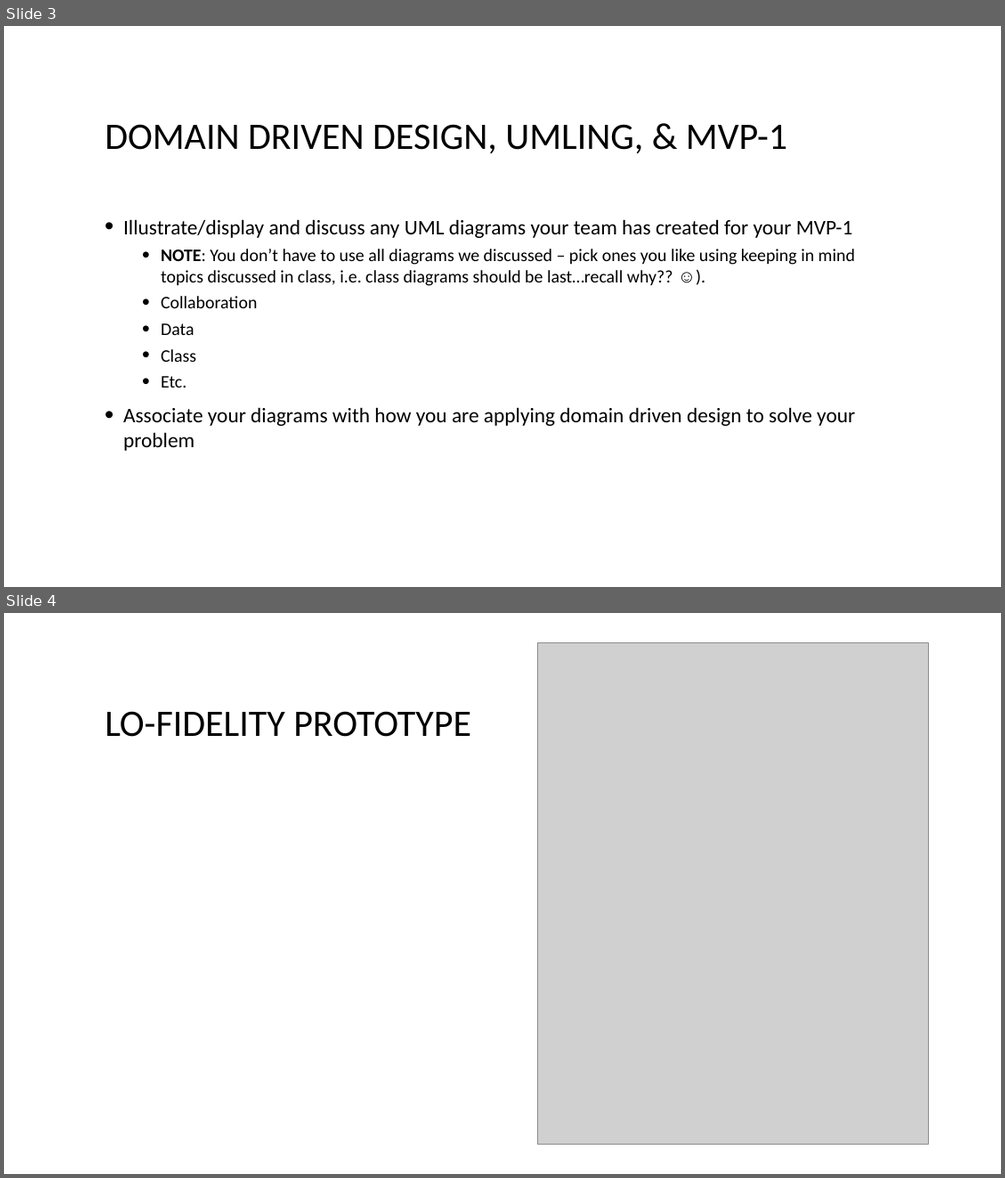
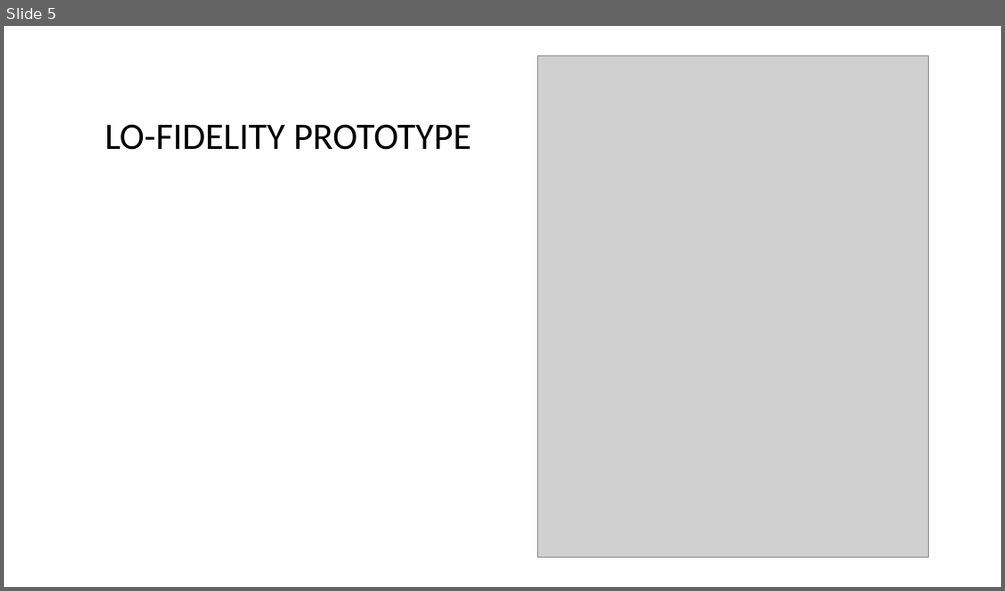
Before and after one commit to alpacamusical/Project-ENSE-374, a slide deck: Documentation/Milestone 2.ppt. Shown one above the other, each under a label of ours: slides 3 and 4 before the commit, slide 5 after it. The pictures are 1005x1178 and 1005x591 pixels, drawn with LibreOffice and Linux fonts; fonts in the diff are those of the drawing; grey boxes stand for pictures; background and template pictures are left out. Boxes give left, top, right and bottom in pixels: in the first picture for what was removed or moved away, otherwise in the second. Text is boxed around its words. In the diff, an @@ line names an element or a change of style, - is before the commit and + after.

```diff
--- a/Documentation/Milestone 2.ppt
+++ b/Documentation/Milestone 2.ppt
@@ slide 3 removed at (4,26,1001,587), background picture (left out) @@
@@ title removed at (105,124,787,153) @@
-DOMAIN DRIVEN DESIGN, UMLING, & MVP-1
@@ text removed at (123,219,855,451) @@
-• Illustrate/display and discuss any UML diagrams your team has created for your MVP-1
-  • NOTE: You don’t have to use all diagrams we discussed – pick ones you like using keeping in mind topics discussed in class, i.e. class diagrams should be last…recall why?? ☺).
-  • Collaboration
-  • Data
-  • Class
-  • Etc.
-• Associate your diagrams with how you are applying domain driven design to solve your problem
@@ what was slide 4 is now slide 5 @@
```
Also in this commit, not shown: 1 slide changed, 2 slides added.
